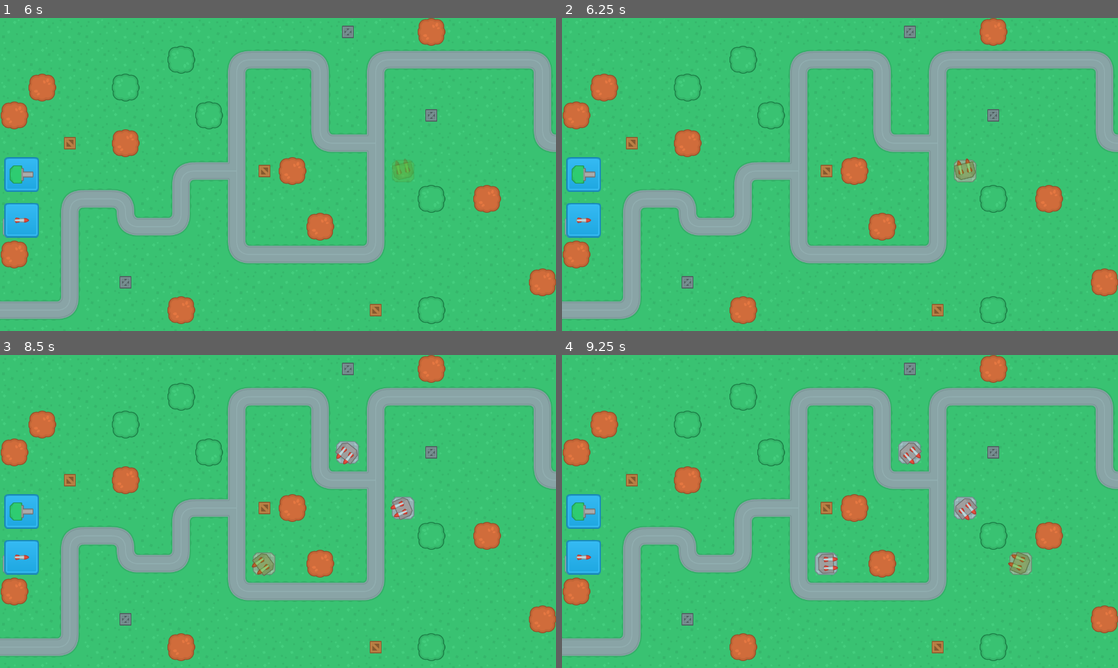
Above: before the commit, frames 1-4 (two rows, left to right).
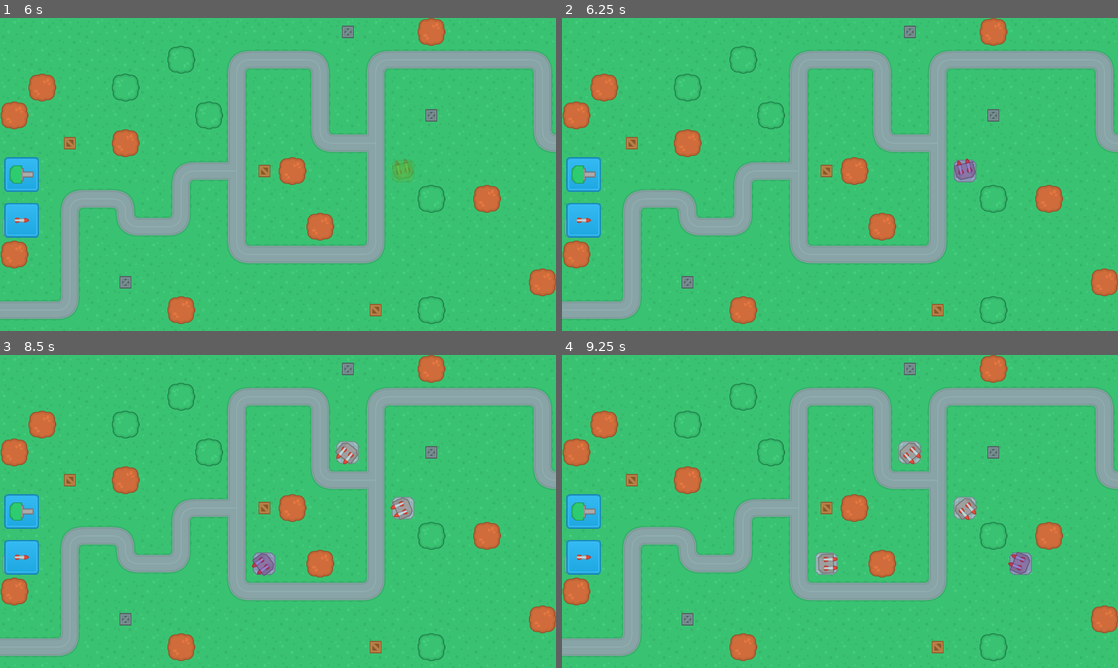
Above: after the commit, the same moments.

Repository: megastruktur/Towers-Tutorial
Game: Godot game, scene res://scene_handler.tscn
Same seed, same stepped clock (60 frames per second), same inputs: the game is played once before the commit and once after it.
Inputs (mouse positions are in pixels of both pictures, inside the frame that each line leads up to):
- Up to frame 1 (6 s): click "New Game" at 0.5 s; click (22, 174) at 1.25 s; click (22, 221) at 2 s; click (22, 174) at 2.75 s; click (22, 221) at 3.5 s; click (22, 174) at 4.25 s; click (22, 221) at 5 s; tap Enter (ui_accept) at 5.75 s; move the mouse to (400, 158) at 5.77 s
- Up to frame 2 (6.25 s): tap Enter (ui_accept) at 6.02 s
- Up to frame 3 (8.5 s): tap Enter (ui_accept) at 6.5, 6.77, 7.25, 8, 8.27 s; move the mouse to (166, 527) at 6.52 s; move the mouse to (333, 442) at 7.27 s; move the mouse to (250, 574) at 8.02 s
- Up to frame 4 (9.25 s): tap Enter (ui_accept) at 8.75, 9.02 s; move the mouse to (1006, 558) at 8.77 s

Frame 1 is identical in both runs. In frame 2, 0.3% of the frame differs, in the area x 70-75%, y 45-53%; in frame 3, 0.3%, in the area x 45-71%, y 48-71%; in frame 4, 0.3%.

Commit message:
Don't allow building on existing towers

Diff:
--- a/Scenes/MainScenes/game_scene.gd
+++ b/Scenes/MainScenes/game_scene.gd
@@ -1,6 +1,7 @@
 extends Node2D
 
 var map_node : Node2D
+var TowerExclusion : TileMap = null
 
 var build_mode = false
 var build_valid = false
@@ -12,6 +13,7 @@
 const turrets_res_path = "res://Scenes/Turrets/"
 
 
+
 func _ready():
 
 	load_map()
@@ -20,6 +22,7 @@
 
 func load_map():
 	map_node = get_node("Map1")
+	TowerExclusion = map_node.get_node("TowerExclusion")
 
 # Connect listeners to buttons.
 func build_buttons_connect():
@@ -60,9 +63,20 @@
 
 func update_tower_preview():
 	var mouse_position : Vector2 = get_global_mouse_position()
-	var TowerExclusion : TileMap = map_node.get_node("TowerExclusion")
 	var current_tile : Vector2 = TowerExclusion.local_to_map(mouse_position)
 	var tile_position : Vector2 = TowerExclusion.map_to_local(current_tile)
+
+	var color : String
+	if is_build_place_valid(current_tile, tile_position):
+		color = color_build_valid
+		build_location = tile_position
+	else:
+		color = color_build_invalid
+
+	get_node("UI").update_tower_preview(tile_position, color)
+
+
+func is_build_place_valid(current_tile: Vector2, tile_position: Vector2) -> bool:
 
 	# Searching for a valid build place
 	for i in TowerExclusion.get_layers_count():
@@ -74,14 +88,14 @@
 			build_valid = false
 			break
 
-	var color : String
-	if build_valid:
-		color = color_build_valid
-		build_location = tile_position
-	else:
-		color = color_build_invalid
+	# Check towers
+	var turrets = map_node.get_node("Turrets").get_children()
+	for i in turrets:
+		if i.position == tile_position:
+			build_valid = false
+			break
 
-	get_node("UI").update_tower_preview(tile_position, color)
+	return build_valid
 
 
 func cancel_build_mode():
